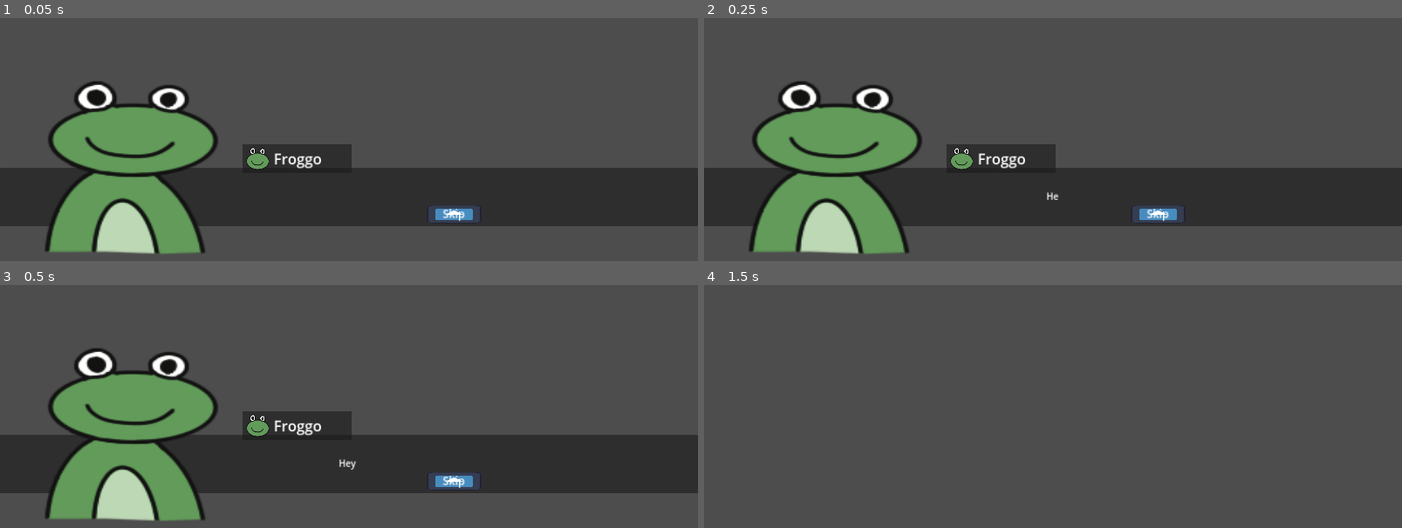
Above: before the commit, frames 1-4 (two rows, left to right).
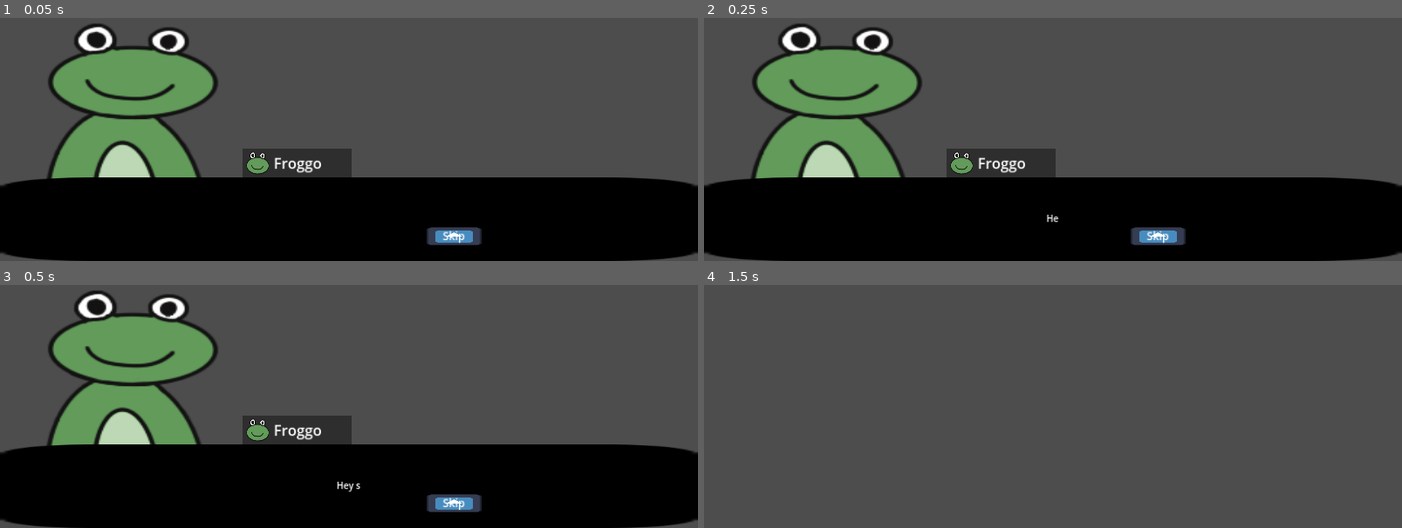
Above: after the commit, the same moments.

Repository: MrTadex/Disco-bubble-knight
Game: Godot game, scene res://Scenes/Chapter1.tscn
The game is run twice, just before and just after one commit, with the same random seed, the same clock (stepped at 60 frames per second) and the same inputs. The engine's default icon, where the game draws it, is replaced by a stand-in: a white triangle on a blue panel in a dark square.
Inputs:
- Up to frame 1 (0.05 s): no input
- Up to frame 2 (0.25 s): no input
- Up to frame 3 (0.5 s): no input
- Up to frame 4 (1.5 s): click "Skip" at 0.5 s; click "Skip" at 1.25 s

The runs differ from the first frame. In frame 1, 47% of the frame differs, in the area x 0-100%, y 2-100%; in frame 2, 46%; in frame 3, 46%; in frame 4, nothing differs.

Commit message:
Added GameManager, Improved Dialogue System

Diff:
--- a/Chapters/Chapter1/Chapter1.tres
+++ b/Chapters/Chapter1/Chapter1.tres
@@ -1,24 +1,28 @@
 [gd_resource type="Resource" script_class="DialogueData" load_steps=7 format=3 uid="uid://c0cm4ec7cdl7p"]
 
-[ext_resource type="Script" path="res://DialogueSystem/Scripts/LineData.gd" id="1_gayqy"]
-[ext_resource type="Resource" uid="uid://v14c8rjgawhm" path="res://Characters/Froggo.tres" id="2_n1cy8"]
-[ext_resource type="Resource" uid="uid://bnetvik1uh7xc" path="res://Characters/Bubbles.tres" id="3_60ahp"]
-[ext_resource type="Script" path="res://DialogueSystem/Scripts/DialogueData.gd" id="4_x1ecj"]
+[ext_resource type="Script" path="res://DialogueSystem/Scripts/LineData.gd" id="1_fs5yx"]
+[ext_resource type="Resource" uid="uid://v14c8rjgawhm" path="res://Characters/Froggo.tres" id="2_r1j6y"]
+[ext_resource type="Resource" uid="uid://bnetvik1uh7xc" path="res://Characters/Bubbles.tres" id="3_evnxm"]
+[ext_resource type="Script" path="res://DialogueSystem/Scripts/DialogueData.gd" id="4_po3h7"]
 
 [sub_resource type="Resource" id="Resource_pa3je"]
-script = ExtResource("1_gayqy")
-Character = ExtResource("2_n1cy8")
+script = ExtResource("1_fs5yx")
+Character = ExtResource("2_r1j6y")
 Location = "LEFT"
 Line = "Hey sexy frog. What is your name?"
 Emotion = 0
+LineDuration = 3.0
+NextLine = 5.0
 
 [sub_resource type="Resource" id="Resource_l58q0"]
-script = ExtResource("1_gayqy")
-Character = ExtResource("3_60ahp")
+script = ExtResource("1_fs5yx")
+Character = ExtResource("3_evnxm")
 Location = "RIGHT"
 Line = "Emm... M.. My name is emm... Bubbles."
 Emotion = 0
+LineDuration = 3.0
+NextLine = 5.0
 
 [resource]
-script = ExtResource("4_x1ecj")
-Lines = Array[ExtResource("1_gayqy")]([SubResource("Resource_pa3je"), SubResource("Resource_l58q0")])
+script = ExtResource("4_po3h7")
+Lines = Array[ExtResource("1_fs5yx")]([SubResource("Resource_pa3je"), SubResource("Resource_l58q0")])
--- a/DialogueSystem/Scripts/LineData.gd
+++ b/DialogueSystem/Scripts/LineData.gd
@@ -6,3 +6,5 @@
 @export_enum("LEFT", "RIGHT") var Location:String = "LEFT"
 @export_multiline var Line: String
 @export var Emotion : Enums.Emotions
+@export var LineDuration: float = 4
+@export var NextLine: float = 5
--- a/DialogueSystem/UI/DialoguePanel.gd
+++ b/DialogueSystem/UI/DialoguePanel.gd
@@ -10,7 +10,6 @@
 @onready var _lineTimer := %LineTimer
 
 # Local variables
-@export var LineTime:float = 5
 var _dialogue:DialogueData
 var _lineIndex:int = 0
 var _currentLine:LineData
@@ -56,10 +55,10 @@
 				_mainSpeaker.visible = false
 				_speaker.visible = false
 
-		_lineTimer.start(LineTime)
+		_lineTimer.start(_currentLine.NextLine)
 
 		_lineTween = create_tween()
-		_lineTween.tween_property(_dialogueLine,"visible_ratio", 1, LineTime -1)
+		_lineTween.tween_property(_dialogueLine,"visible_ratio", 1, _currentLine.LineDuration)
 
 	else:
 		# End of Dialogue
--- a/DialogueSystem/UI/DialoguePanel.tscn
+++ b/DialogueSystem/UI/DialoguePanel.tscn
@@ -1,7 +1,8 @@
-[gd_scene load_steps=7 format=3 uid="uid://bxn7snwc84yn2"]
+[gd_scene load_steps=8 format=3 uid="uid://bxn7snwc84yn2"]
 
 [ext_resource type="Texture2D" uid="uid://610upam11jk6" path="res://icon.svg" id="1_0iyra"]
 [ext_resource type="Script" path="res://DialogueSystem/UI/DialoguePanel.gd" id="1_5f4r4"]
+[ext_resource type="Texture2D" uid="uid://fxkaq6obtujm" path="res://Characters/Froggo/not_impressed.png" id="2_cmt22"]
 [ext_resource type="Script" path="res://DialogueSystem/UI/NameBubble.gd" id="3_663ly"]
 
 [sub_resource type="LabelSettings" id="LabelSettings_8c4mk"]
@@ -22,6 +23,21 @@
 grow_vertical = 2
 script = ExtResource("1_5f4r4")
 
+[node name="MainSpeaker" type="TextureRect" parent="."]
+unique_name_in_owner = true
+custom_minimum_size = Vector2(450, 520)
+layout_mode = 1
+anchors_preset = 2
+anchor_top = 1.0
+anchor_bottom = 1.0
+offset_left = 100.0
+offset_top = -680.0
+offset_right = 620.0
+offset_bottom = -160.0
+grow_vertical = 0
+texture = ExtResource("2_cmt22")
+expand_mode = 3
+
 [node name="Speaker" type="TextureRect" parent="."]
 unique_name_in_owner = true
 custom_minimum_size = Vector2(450, 520)
@@ -37,20 +53,21 @@
 offset_bottom = -160.0
 grow_horizontal = 0
 grow_vertical = 0
-texture = ExtResource("1_0iyra")
+texture = ExtResource("2_cmt22")
 expand_mode = 3
 
-[node name="DialogueBubble" type="Panel" parent="."]
-custom_minimum_size = Vector2(0, 160)
+[node name="DialogueBubble" type="TextureRect" parent="."]
+self_modulate = Color(0, 0, 0, 1)
+custom_minimum_size = Vector2(0, 230)
 layout_mode = 1
 anchors_preset = 12
 anchor_top = 1.0
 anchor_right = 1.0
 anchor_bottom = 1.0
-offset_top = -256.0
-offset_bottom = -96.0
+offset_top = -230.0
 grow_horizontal = 2
 grow_vertical = 0
+texture = ExtResource("1_0iyra")
 
 [node name="NameBubble" type="Panel" parent="DialogueBubble"]
 unique_name_in_owner = true
@@ -61,9 +78,9 @@
 anchor_right = 0.5
 anchor_bottom = 0.5
 offset_left = -293.0
-offset_top = -146.0
+offset_top = -195.0
 offset_right = 7.0
-offset_bottom = -66.0
+offset_bottom = -115.0
 grow_horizontal = 2
 grow_vertical = 2
 script = ExtResource("3_663ly")
@@ -146,21 +163,6 @@
 horizontal_alignment = 1
 vertical_alignment = 1
 
-[node name="MainSpeaker" type="TextureRect" parent="."]
-unique_name_in_owner = true
-custom_minimum_size = Vector2(450, 520)
-layout_mode = 1
-anchors_preset = 2
-anchor_top = 1.0
-anchor_bottom = 1.0
-offset_left = 100.0
-offset_top = -521.0
-offset_right = 620.0
-offset_bottom = -1.0
-grow_vertical = 0
-texture = ExtResource("1_0iyra")
-expand_mode = 3
-
 [node name="LineTimer" type="Timer" parent="."]
 unique_name_in_owner = true
 wait_time = 5.0
--- a/Managers/GameManager.gd
+++ b/Managers/GameManager.gd
@@ -2,10 +2,10 @@
 
 # Bounds
 @onready var _dialoguePanel = %DialoguePanel
-# add game
+# add dance object
 
 # Variables
-@export var _flow:Array[DialogueData] # add class for triggers
+@export var _flow:Array[StateBase] # add class for triggers
 var _flowIndex = -1
 
 var _currentState
@@ -19,9 +19,22 @@
 	if(_flowIndex < _flow.size()):
 		_currentState = _flow[_flowIndex]
 
-		# add state switch
-		_dialoguePanel.visible = true
-		_dialoguePanel.StartDialogue(_currentState)
+		if _currentState is DialogueState:
+			# hide dance scene
+
+			var diaState = _currentState as DialogueState # cast into Dialogue State
+
+			_dialoguePanel.visible = true
+			_dialoguePanel.StartDialogue(diaState.Dialogue)
+
+		elif _currentState is DancingState:
+			_dialoguePanel.visible = false
+
+			var dancingState = _currentState as DancingState # cast into Dialogue State
+
+			# add what have to be called
+			pass
+
 	else:
 		# Go to next scene / Chapters
 		_dialoguePanel.visible = false
--- /dev/null
+++ b/Managers/GameStates/DancingState.gd
@@ -0,0 +1,4 @@
+class_name DancingState
+extends StateBase
+
+# Add what is needed to function
--- /dev/null
+++ b/Managers/GameStates/DialogueState.gd
@@ -0,0 +1,4 @@
+class_name DialogueState
+extends StateBase
+
+@export var Dialogue: DialogueData
--- /dev/null
+++ b/Managers/GameStates/StateBase.gd
@@ -0,0 +1,3 @@
+extends Resource
+
+class_name StateBase
--- a/Scenes/Chapter1.tscn
+++ b/Scenes/Chapter1.tscn
@@ -1,13 +1,18 @@
-[gd_scene load_steps=5 format=3 uid="uid://cjxmhp4ejtq6q"]
+[gd_scene load_steps=7 format=3 uid="uid://cjxmhp4ejtq6q"]
 
 [ext_resource type="PackedScene" uid="uid://bxn7snwc84yn2" path="res://DialogueSystem/UI/DialoguePanel.tscn" id="1_3ku16"]
 [ext_resource type="Script" path="res://Managers/GameManager.gd" id="1_yo6pd"]
-[ext_resource type="Script" path="res://DialogueSystem/Scripts/DialogueData.gd" id="2_xdh6p"]
+[ext_resource type="Script" path="res://Managers/GameStates/StateBase.gd" id="2_vfpbx"]
 [ext_resource type="Resource" uid="uid://c0cm4ec7cdl7p" path="res://Chapters/Chapter1/Chapter1.tres" id="3_uqtwn"]
+[ext_resource type="Script" path="res://Managers/GameStates/DialogueState.gd" id="5_4jymu"]
+
+[sub_resource type="Resource" id="Resource_aj6v2"]
+script = ExtResource("5_4jymu")
+Dialogue = ExtResource("3_uqtwn")
 
 [node name="Chapter1" type="Node2D"]
 script = ExtResource("1_yo6pd")
-_flow = Array[ExtResource("2_xdh6p")]([ExtResource("3_uqtwn")])
+_flow = Array[ExtResource("2_vfpbx")]([SubResource("Resource_aj6v2")])
 
 [node name="DialoguePanel" parent="." instance=ExtResource("1_3ku16")]
 unique_name_in_owner = true
@@ -17,6 +22,4 @@
 size_flags_horizontal = 3
 size_flags_vertical = 3
 
-[node name="AudioStreamPlayer2D" type="AudioStreamPlayer2D" parent="."]
-
 [connection signal="DialogueEnd" from="DialoguePanel" to="." method="StartNextState"]
